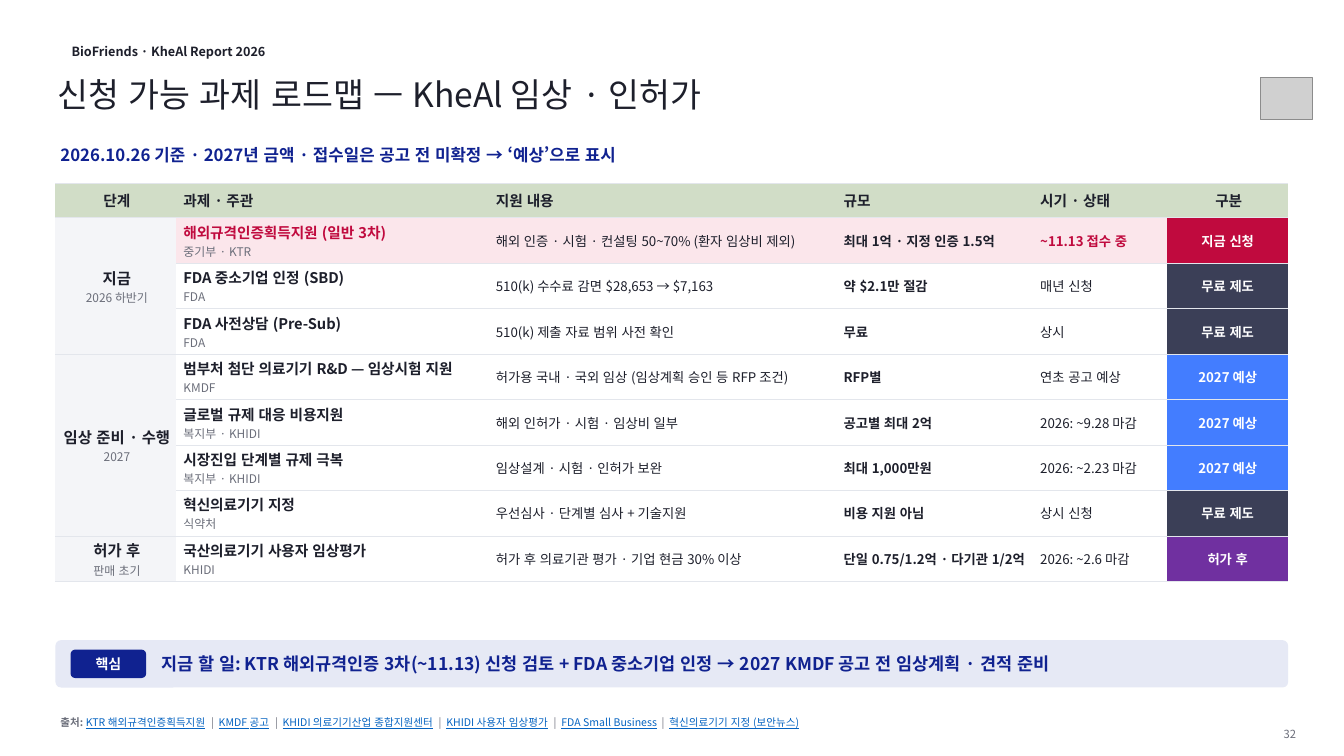
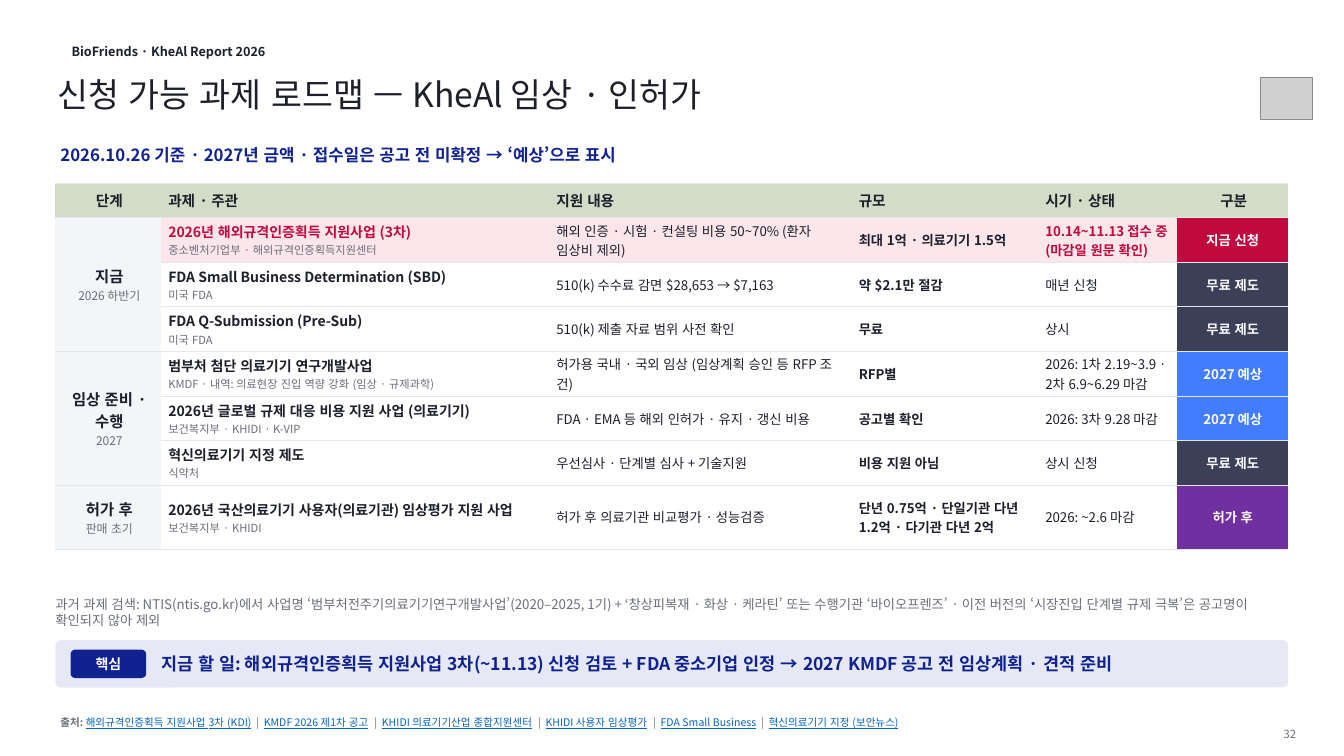
Before and after one commit to velcreativity/bio, a slide deck: slide 18 of presentation/BioFriends_KheAl_15-34_제품소개템플릿_20261026.pptx. Drawn at 1344x756 pixels with LibreOffice and Linux fonts; fonts in the diff are those of the drawing; grey boxes stand for pictures; background and template pictures are left out. Boxes give left, top, right and bottom in pixels: in the first picture for what was removed or moved away, otherwise in the second. Text is boxed around its words. In the diff, an @@ line names an element or a change of style, - is before the commit and + after.

```diff
--- a/presentation/BioFriends_KheAl_15-34_제품소개템플릿_20261026.pptx
+++ b/presentation/BioFriends_KheAl_15-34_제품소개템플릿_20261026.pptx
@@ table at (55, 184, 1289, 538) @@
-row 2: 지금 / 2026 하반기 | 해외규격인증획득지원 (일반 3차) / 중기부 · KTR | 해외 인증 · 시험 · 컨설팅 50~70% (환자 임상비 제외) | 최대 1억 · 지정 인증 1.5억 | ~11.13 접수 중 | 지금 신청
-row 3:  | FDA 중소기업 인정 (SBD) / FDA | 510(k) 수수료 감면 $28,653 → $7,163 | 약 $2.1만 절감 | 매년 신청 | 무료 제도
-row 4:  | FDA 사전상담 (Pre-Sub) / FDA | 510(k) 제출 자료 범위 사전 확인 | 무료 | 상시 | 무료 제도
-row 5: 임상 준비 · 수행 / 2027 | 범부처 첨단 의료기기 R&D — 임상시험 지원 / KMDF | 허가용 국내 · 국외 임상 (임상계획 승인 등 RFP 조건) | RFP별 | 연초 공고 예상 | 2027 예상
-row 6:  | 글로벌 규제 대응 비용지원 / 복지부 · KHIDI | 해외 인허가 · 시험 · 임상비 일부 | 공고별 최대 2억 | 2026: ~9.28 마감 | 2027 예상
-row 7:  | 시장진입 단계별 규제 극복 / 복지부 · KHIDI | 임상설계 · 시험 · 인허가 보완 | 최대 1,000만원 | 2026: ~2.23 마감 | 2027 예상
-row 8:  | 혁신의료기기 지정 / 식약처 | 우선심사 · 단계별 심사 + 기술지원 | 비용 지원 아님 | 상시 신청 | 무료 제도
-row 9: 허가 후 / 판매 초기 | 국산의료기기 사용자 임상평가 / KHIDI | 허가 후 의료기관 평가 · 기업 현금 30% 이상 | 단일 0.75/1.2억 · 다기관 1/2억 | 2026: ~2.6 마감 | 허가 후
+row 2: 지금 / 2026 하반기 | 2026년 해외규격인증획득 지원사업 (3차) / 중소벤처기업부 · 해외규격인증획득지원센터 | 해외 인증 · 시험 · 컨설팅 비용 50~70% (환자 임상비 제외) | 최대 1억 · 의료기기 1.5억 | 10.14~11.13 접수 중 (마감일 원문 확인) | 지금 신청
+row 3:  | FDA Small Business Determination (SBD) / 미국 FDA | 510(k) 수수료 감면 $28,653 → $7,163 | 약 $2.1만 절감 | 매년 신청 | 무료 제도
+row 4:  | FDA Q-Submission (Pre-Sub) / 미국 FDA | 510(k) 제출 자료 범위 사전 확인 | 무료 | 상시 | 무료 제도
+row 5: 임상 준비 · 수행 / 2027 | 범부처 첨단 의료기기 연구개발사업 / KMDF · 내역: 의료현장 진입 역량 강화 (임상 · 규제과학) | 허가용 국내 · 국외 임상 (임상계획 승인 등 RFP 조건) | RFP별 | 2026: 1차 2.19~3.9 · 2차 6.9~6.29 마감 | 2027 예상
+row 6:  | 2026년 글로벌 규제 대응 비용 지원 사업 (의료기기) / 보건복지부 · KHIDI · K-VIP | FDA · EMA 등 해외 인허가 · 유지 · 갱신 비용 | 공고별 확인 | 2026: 3차 9.28 마감 | 2027 예상
+row 7:  | 혁신의료기기 지정 제도 / 식약처 | 우선심사 · 단계별 심사 + 기술지원 | 비용 지원 아님 | 상시 신청 | 무료 제도
+row 8: 허가 후 / 판매 초기 | 2026년 국산의료기기 사용자(의료기관) 임상평가 지원 사업 / 보건복지부 · KHIDI | 허가 후 의료기관 비교평가 · 성능검증 | 단년 0.75억 · 단일기관 다년 1.2억 · 다기관 다년 2억 | 2026: ~2.6 마감 | 허가 후
@@ text added at (55, 597, 1248, 626), 9.5 pt, text #6B6E7A @@
+과거 과제 검색: NTIS(ntis.go.kr)에서 사업명 ‘범부처전주기의료기기연구개발사업’(2020–2025, 1기) + ‘창상피복재 · 화상 · 케라틴’ 또는 수행기관 ‘바이오프렌즈’ · 이전 버전의 ‘시장진입 단계별 규제 극복’은 공고명이 확인되지 않아 제외
@@ text at (161, 653, 1112, 676): text changed @@
-지금 할 일: KTR 해외규격인증 3차(~11.13) 신청 검토 + FDA 중소기업 인정 → 2027 KMDF 공고 전 임상계획 · 견적 준비
+지금 할 일: 해외규격인증획득 지원사업 3차(~11.13) 신청 검토 + FDA 중소기업 인정 → 2027 KMDF 공고 전 임상계획 · 견적 준비
@@ text at (60, 717, 898, 729): text changed @@
-출처: KTR 해외규격인증획득지원 | KMDF 공고 | KHIDI 의료기기산업 종합지원센터 | KHIDI 사용자 임상평가 | FDA Small Business | 혁신의료기기 지정 (보안뉴스)
+출처: 해외규격인증획득 지원사업 3차 (KDI) | KMDF 2026 제1차 공고 | KHIDI 의료기기산업 종합지원센터 | KHIDI 사용자 임상평가 | FDA Small Business | 혁신의료기기 지정 (보안뉴스)
```
Also in this commit, not shown: 2 other slides changed.
